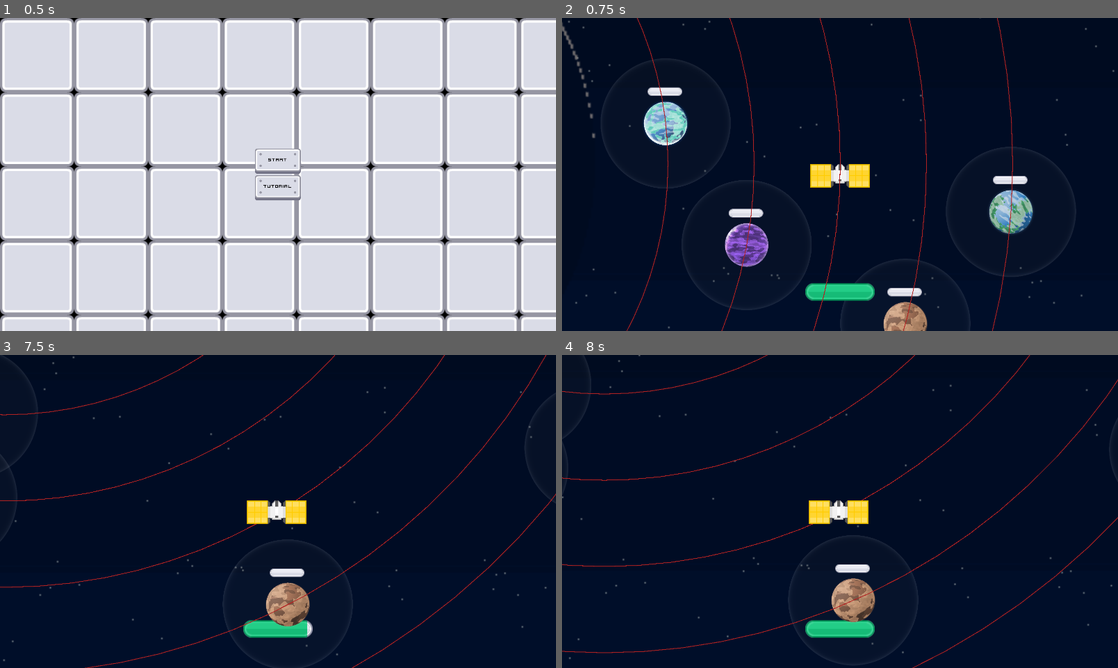
Above: before the commit, frames 1-4 (two rows, left to right).
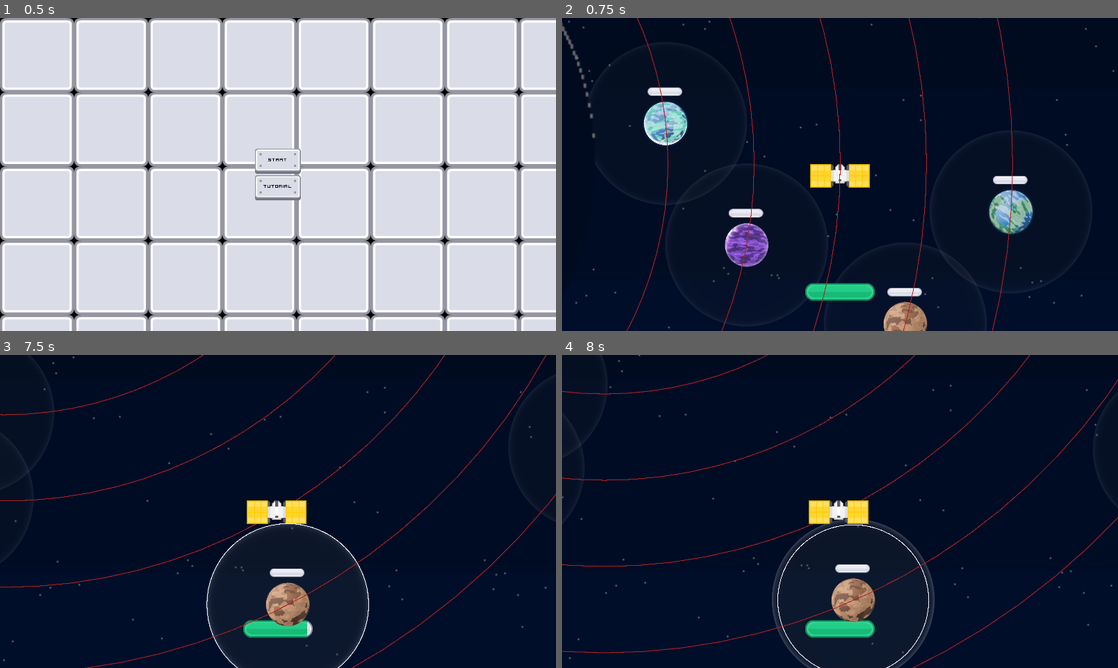
Above: after the commit, the same moments.

Repository: ThreeChooseOne/loopiter
Game: Godot game, scene res://root_scene.tscn
The game is run twice, just before and just after one commit, with the same random seed, the same clock (stepped at 60 frames per second) and the same inputs.
Inputs:
- Up to frame 1 (0.5 s): no input
- Up to frame 2 (0.75 s): click "Start" at 0.5 s
- Up to frame 3 (7.5 s): tap Enter at 1.25 s; hold Up 1.28-2.03 s; tap I at 1.35, 3.6, 5.85 s; hold Down 2.03-2.78 s; tap O at 2.1, 4.35, 6.6 s; hold Up 2.78-4.28 s; tap V at 2.85, 5.1, 7.35 s; hold Down 4.28-6.53 s; hold Up from 6.53 s (still down)
- Up to frame 4 (8 s): keep holding Up

Frame 1 is identical in both runs. In frame 2, less than 0.1% of the frame differs, in the area x 20-75%, y 46-86%; in frame 3, 0.7%; in frame 4, 1.0%, in the area x 2-67%, y 24-100%.

Commit message:
Research highlight (#30)
* Highlight when researching

* Add highlight and indicator of research time

* remove print

Diff:
--- a/core/orbiting_body.gd
+++ b/core/orbiting_body.gd
@@ -36,6 +36,7 @@
 var collision_shape: CollisionShape2D
 
 var planet_sprite: Sprite2D
+var range_idicator: Sprite2D
 
 
 # Research collection system
@@ -84,14 +85,14 @@
 	research_area.add_child(research_shape)
 
 	# Create range indicator sprite
-	var range = Sprite2D.new()
-	range.texture = range_texture
-	var circle_size = planet_sprite.texture.get_size()
-	var scale = Vector2(research_circle.radius*2 / circle_size.x, research_circle.radius*2 / circle_size.y)
-	range.scale = scale
-	range.modulate.a = 0.1
-	range.z_index = -1
-	research_area.add_child(range)
+	range_idicator = Sprite2D.new()
+	range_idicator.texture = range_texture
+	var circle_size = range_idicator.texture.get_size()
+	var scale = Vector2(research_circle.radius*2, research_circle.radius*2) / circle_size
+	range_idicator.scale = scale
+	range_idicator.modulate = Color(0.8, 0.8, 0.8, 0.1)
+	range_idicator.z_index = -1
+	research_area.add_child(range_idicator)
 
 	# Set up collision detection
 	setup_collision_detection()
@@ -160,6 +161,7 @@
 		player_in_research_range = true
 		start_research_collection()
 		research_area_entered.emit(potential_player)
+		range_idicator.modulate = Color(1, 1, 1, 0.2)
 
 func _on_research_area_exited(area):
 	# Check if it's the player leaving
@@ -170,6 +172,7 @@
 		current_research_player = null
 		stop_research_collection()
 		research_area_exited.emit(potential_player)
+		range_idicator.modulate = Color(0.8, 0.8, 0.8, 0.1)
 
 func start_research_collection():
 	if research.value < research.max_value:
@@ -208,6 +211,17 @@
 func _process(delta: float) -> void:
 	progress += speed * delta
 
+	if research_timer:
+		queue_redraw()
+
+func _draw() -> void:
+	if research_timer and !research_timer.is_stopped():
+		var planet_radius = planet_size.x/2.0
+		var research_max_radius = planet_radius * research_range_multiplier
+		var ratio = research_timer.time_left / RESEARCH_INTERVAL
+		var radius = lerp(planet_radius, research_max_radius, ratio)
+		draw_circle(Vector2.ZERO, radius, Color.GHOST_WHITE, false, 1.0)
+
 # Helper methods for external access
 func get_collision_area() -> Area2D:
 	return collision_area
